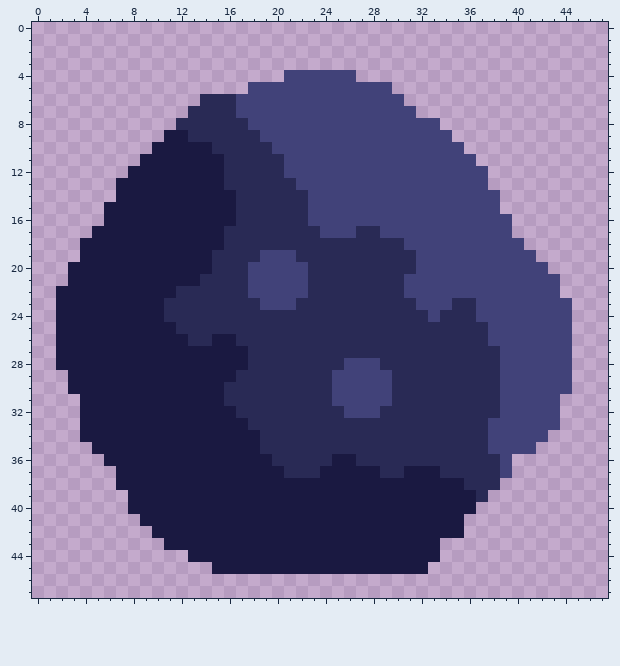
Pixel-art sprite: sprites/blocks/environment/props/niebieskite-boulder1.png. Above: the version before the commit.
The file is 48x48 pixels.
And afterwards:
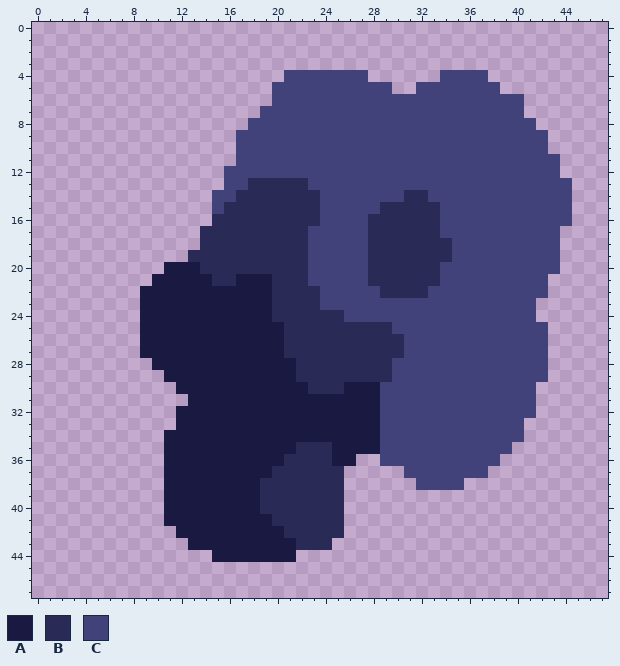
Palette (. is transparent): A #1a1941  B #292a55  C #414279
Author's note on the commit: oh also have some random boulders i guess idk the niebieskite ones are wip
The exact change:
Changed rows in their new state; - is an unchanged pixel.
first column x 2:
 4 -------------------------C------CCCC-------
 5 ----------------..------------CCCCCCC------
 6 ------------......-----------CCCCCCCCCC----
 7 -----------......-------------CCCCCCCCC----
 8 ----------......----------------CCCCCCCC---
 9 ---------......CC----------------CCCCCCCC--
10 --------.......CCC----------------CCCCCCC--
11 -------........CCCC----------------CCCCCCC-
12 ------........CCCCC-----------------CCCCCC-
13 -----.........CC----B---------------CCCCCCC
14 -----........CC------B-------BB------CCCCCC
15 ----.........CB------B-----BBBBB-----CCCCCC
16 ----.........BB------B----BBBBBB------CCCCC
17 ---.........BB-------C---C-BBBBB------CCCC-
18 --..........BB-------CCCCC---BBBB------CCC-
19 --.........BB----BBB-CCCCC----BBB-------CC-
20 -........---B---BBBBBCCCCC----BB---------C-
21 -.......----A--AAABBBCCCCC---BBB---------.-
22 .......---AAAAAAAABBB-CCCCC--BB----------.-
23 .......--AAAAAAAAABB--CCCCCCCC---CC-----...
24 .......--AAAAAAAAA------CCCCCCC-CCC-----...
25 .......---AAAAAAAAA---------CCCCCCCC-----..
26 .......----AA--AAAA----------CCCCCCC-----..
27 .......---------AAA----------CCCCCCCC----..
28 ........--------AAAA----BBB-CCCCCCCCC----..
29 -........------AAAAA---BBBBBCCCCCCCCC----..
30 -.........----AAAAAAA--BAAA-CCCCCCCCC---...
31 --.........---AAAAAAAAAAAAA-CCCCCCCCC---..-
32 --........-----AAAAAAAAAAAACCCCCCCCCC---..-
33 --........------AAAAAAAAAAACCCCCCCCC---...-
34 --.......--------AAAAAAAAAACCCCCCCCC---..--
35 ---......--------AAA---AAAACCCCCCCCC--..---
36 ----.....---------A------..CCCCCCCCCC.-----
37 -----....---------B---BB.....CCCCCCC..-----
38 -----....--------BBBBBBB......CCCC...------
39 ------...--------BBBBBBB............-------
40 ------...--------BBBBBBB...........--------
41 -------..---------BBBBBB..........---------
42 --------..---------BBBBB..........---------
43 ---------..---------BBB.........-----------
44 -----------..-------............-----------
45 -------------..................------------
